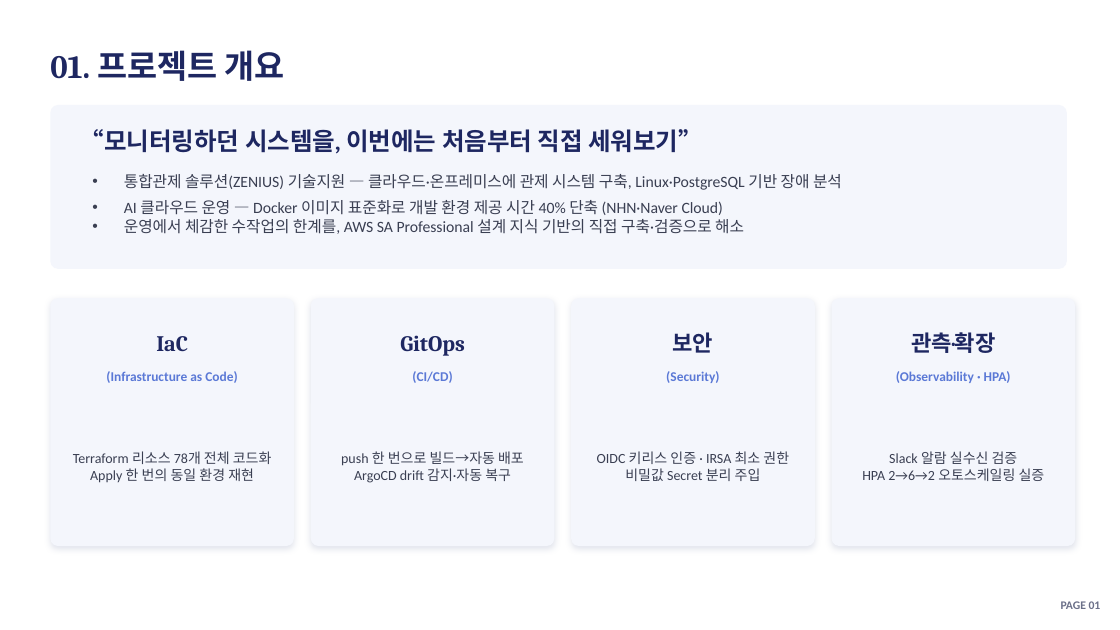
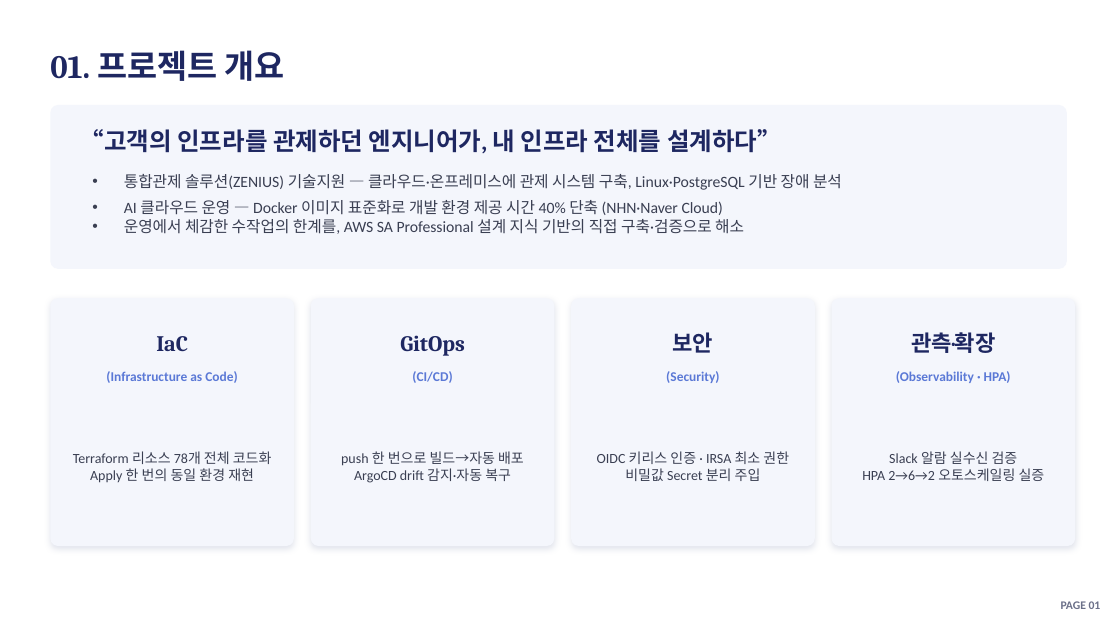
Before and after one commit to soc05272/eks-gitops-portfolio, a slide deck: slide 3 of docs/presentation.pptx. Drawn at 1120x630 pixels with LibreOffice and Linux fonts; fonts in the diff are those of the drawing. Boxes give left, top, right and bottom in pixels: in the first picture for what was removed or moved away, otherwise in the second. Text is boxed around its words. In the diff, an @@ line names an element or a change of style, - is before the commit and + after.

```diff
--- a/docs/presentation.pptx
+++ b/docs/presentation.pptx
@@ text at (80, 129, 782, 153): text changed @@
-“모니터링하던 시스템을, 이번에는 처음부터 직접 세워보기”
+“고객의 인프라를 관제하던 엔지니어가, 내 인프라 전체를 설계하다”
```
